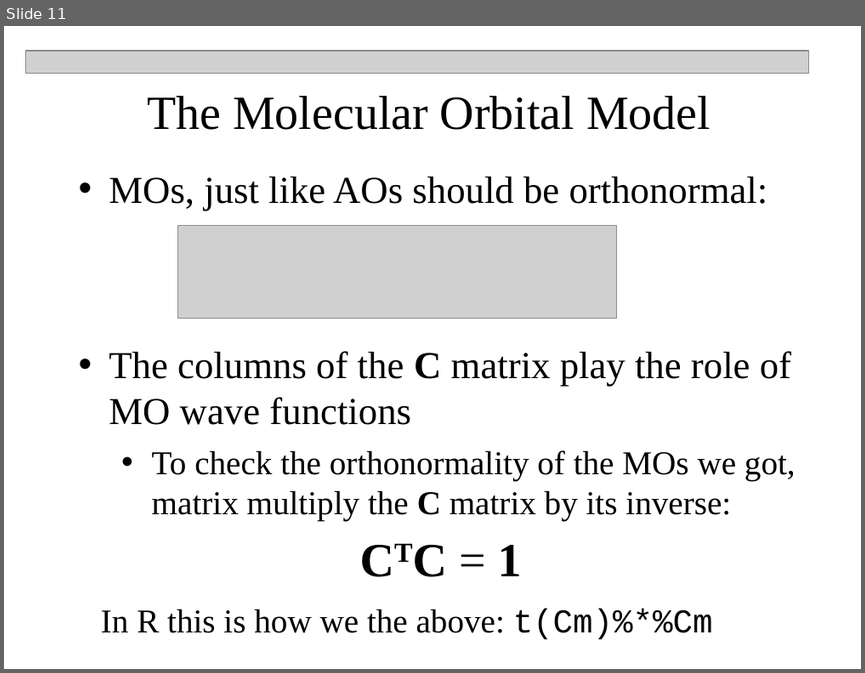
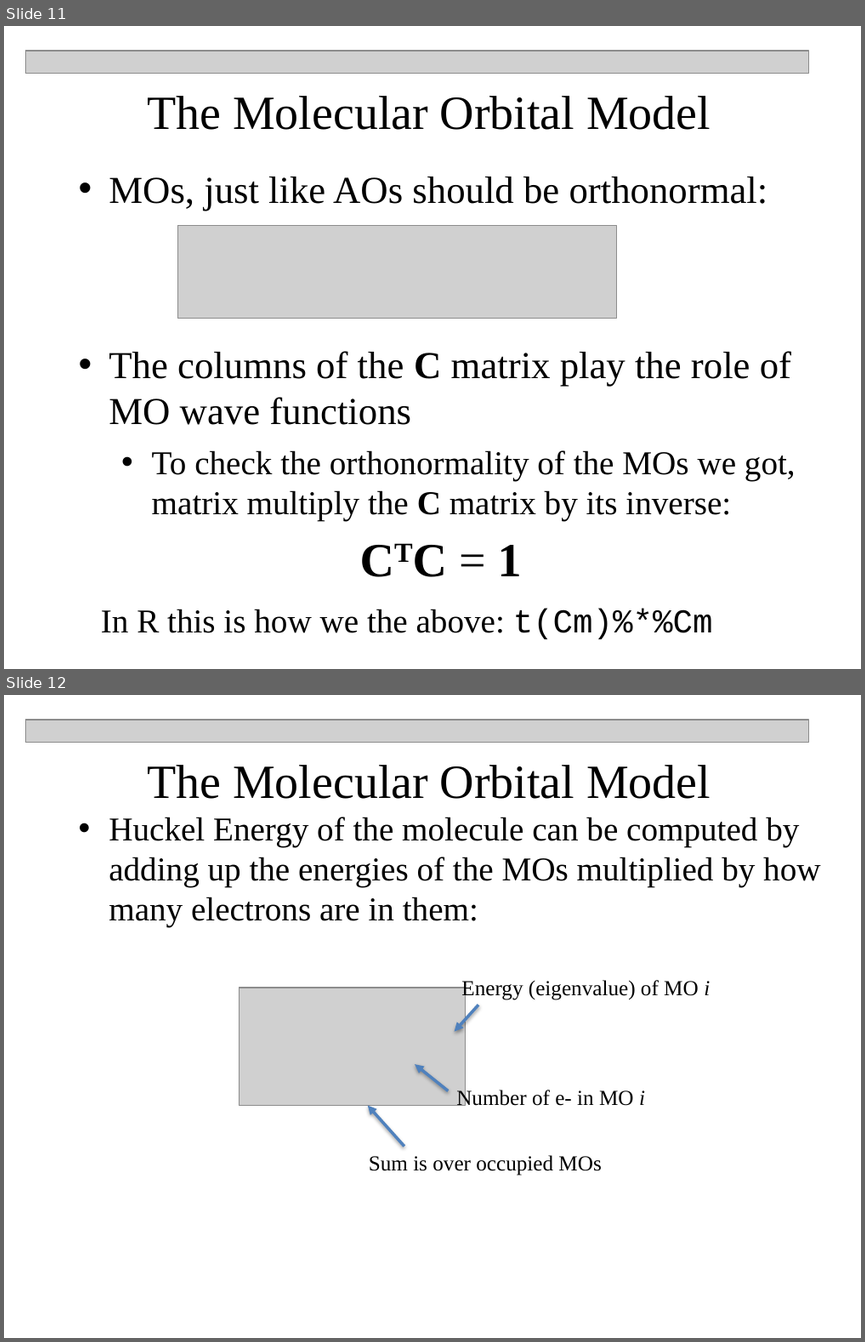
Before and after one commit to npetraco/CHE302, a slide deck: Laboratories/Lab5/Huckel_MO_Workshop.pptx. Shown one above the other, each under a label of ours: slide 11 before the commit, slides 11 and 12 after it. The pictures are 865x673 and 865x1342 pixels, drawn with LibreOffice and Linux fonts; fonts in the diff are those of the drawing; grey boxes stand for pictures. Boxes give left, top, right and bottom in pixels: in the first picture for what was removed or moved away, otherwise in the second. Text is boxed around its words. In the diff, an @@ line names an element or a change of style, - is before the commit and + after.

```diff
--- a/Laboratories/Lab5/Huckel_MO_Workshop.pptx
+++ b/Laboratories/Lab5/Huckel_MO_Workshop.pptx
@@ slide 12 added at box(4, 695, 861, 1338), background #FFFFFF @@
@@ picture added at box(25, 720, 808, 743) @@
@@ text added at box(147, 765, 710, 799), 40 pt, text #000000 @@
+The Molecular Orbital Model
@@ text added at box(109, 817, 820, 926), 28 pt, text #000000 @@
+  • Huckel Energy of the molecule can be computed by adding up the energies of the MOs multiplied by how many electrons are in them:
@@ picture added at box(239, 987, 465, 1106) @@
@@ text added at box(461, 980, 710, 1000), 18 pt, text #000000 @@
+Energy (eigenvalue) of MO i
@@ arrow added from (478, 1004) to (454, 1032), #4F81BD 2.5 pt @@
@@ arrow added from (448, 1091) to (415, 1064), #4F81BD 2.5 pt @@
@@ text added at box(456, 1088, 645, 1106), 18 pt, text #000000 @@
+Number of e- in MO i
@@ arrow added from (404, 1145) to (367, 1106), #4F81BD 2.5 pt @@
@@ text added at box(369, 1155, 601, 1175), 18 pt, text #000000 @@
+Sum is over occupied MOs
```
Also in this commit, not shown: 1 slide changed, 2 other slides added, 3 other files.
